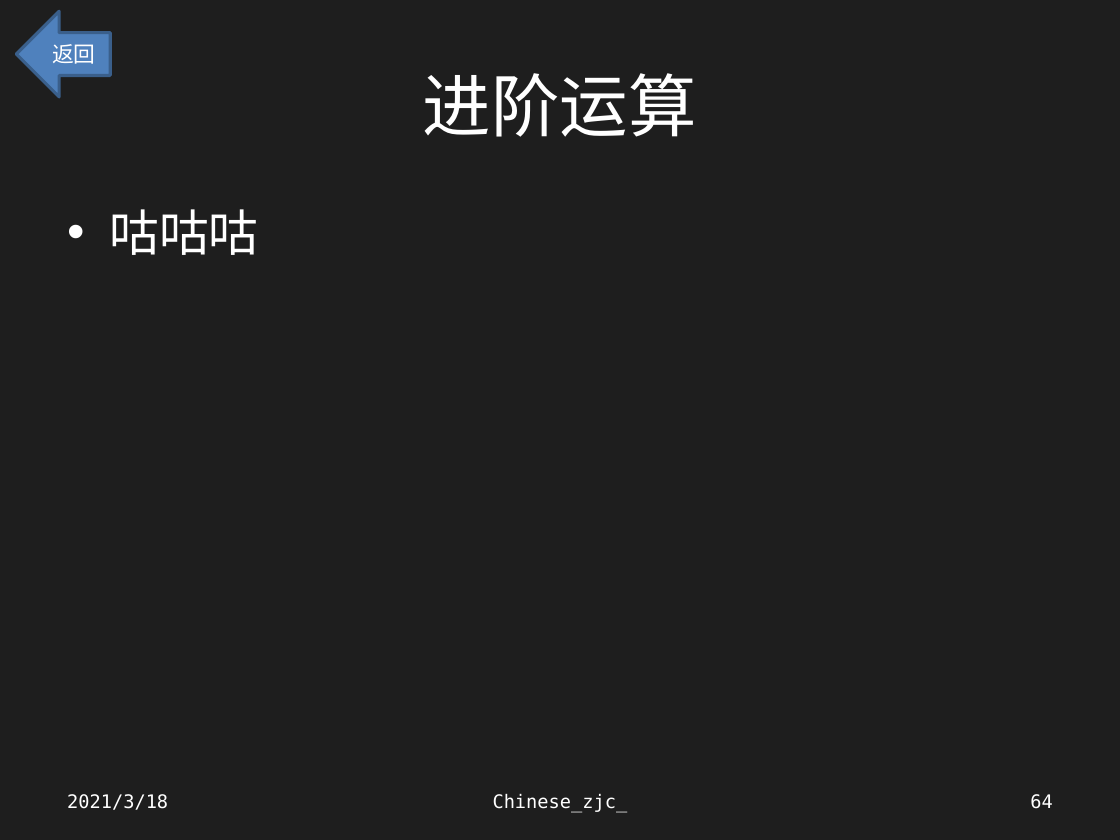
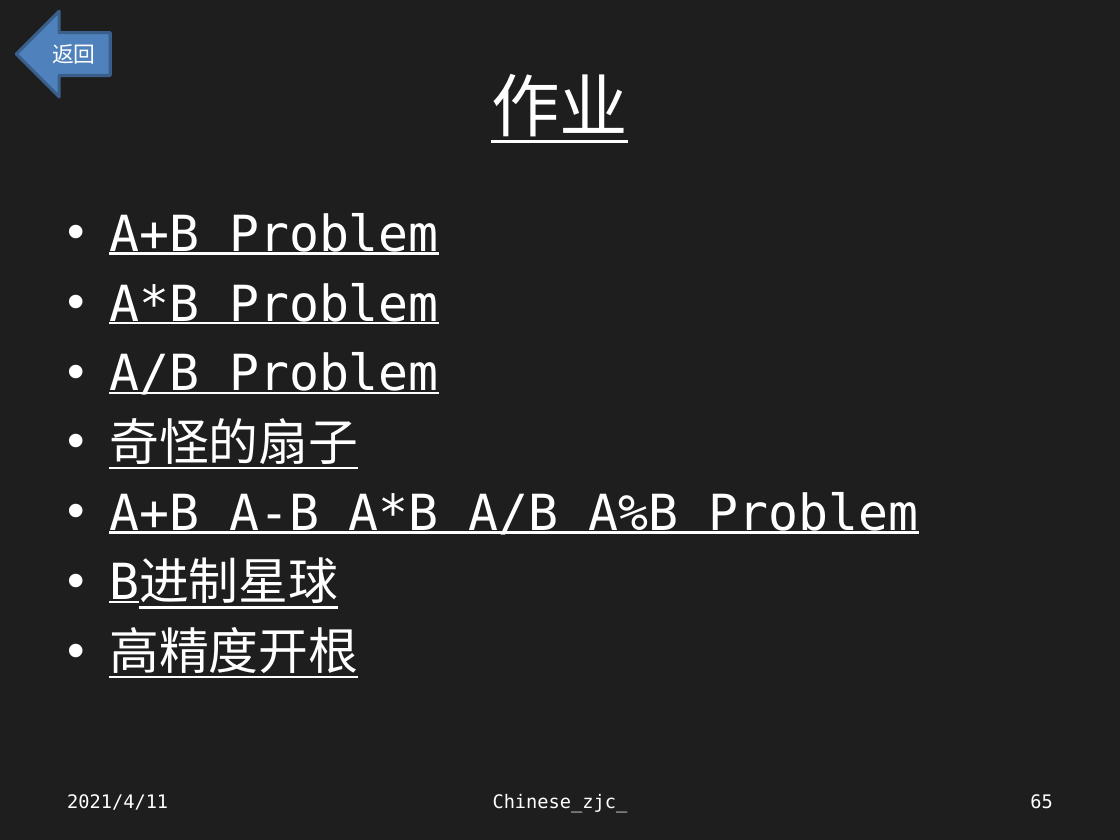
Before and after one commit to Chinesezjc/Solved-Problems, a slide deck: slide 65 of 高精度.pptx (slide 64 before the commit). Drawn at 1120x840 pixels with LibreOffice and Linux fonts; fonts in the diff are those of the drawing. Boxes give left, top, right and bottom in pixels: in the first picture for what was removed or moved away, otherwise in the second. Text is boxed around its words. In the diff, an @@ line names an element or a change of style, - is before the commit and + after.

```diff
--- a/高精度.pptx
+++ b/高精度.pptx
@@ title at [491,74,628,143]: text changed @@
-进阶运算
+作业
@@ text at [109,213,919,678]: text changed @@
-• 咕咕咕
+• A+B Problem
+• A*B Problem
+• A/B Problem
+• 奇怪的扇子
+• A+B A-B A*B A/B A%B Problem
+• B进制星球
+• 高精度开根
@@ text at [67,794,168,810]: text changed @@
-2021/3/18
+2021/4/11
@@ page number at [1030,794,1052,809]: text changed @@
-64
+65
```
Also in this commit, not shown: 64 other slides changed, 1 slide added, 39 other files.
